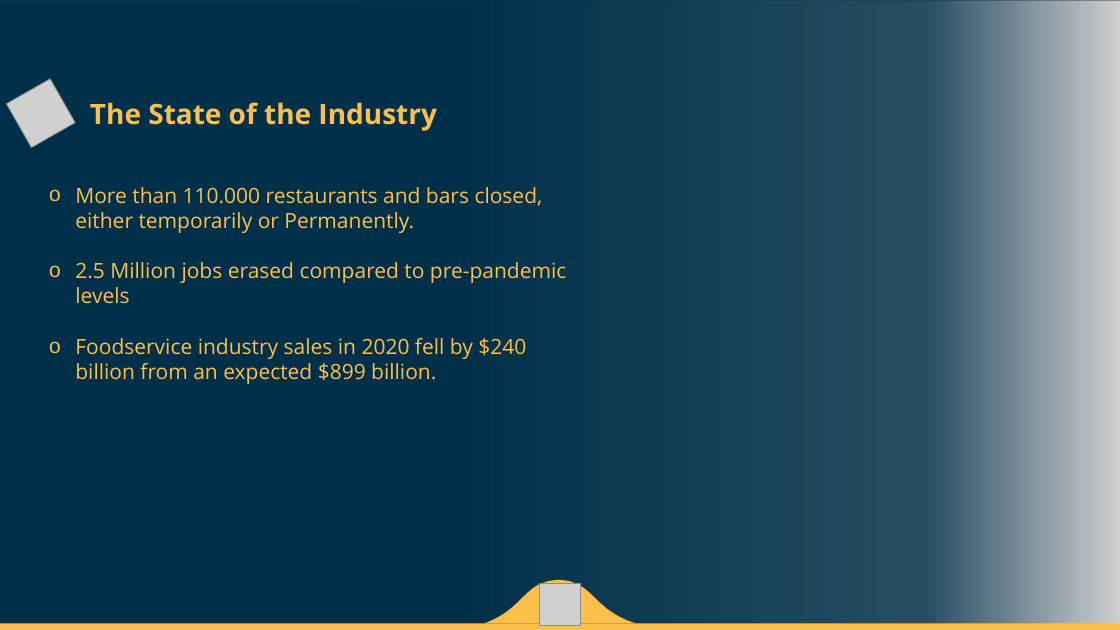
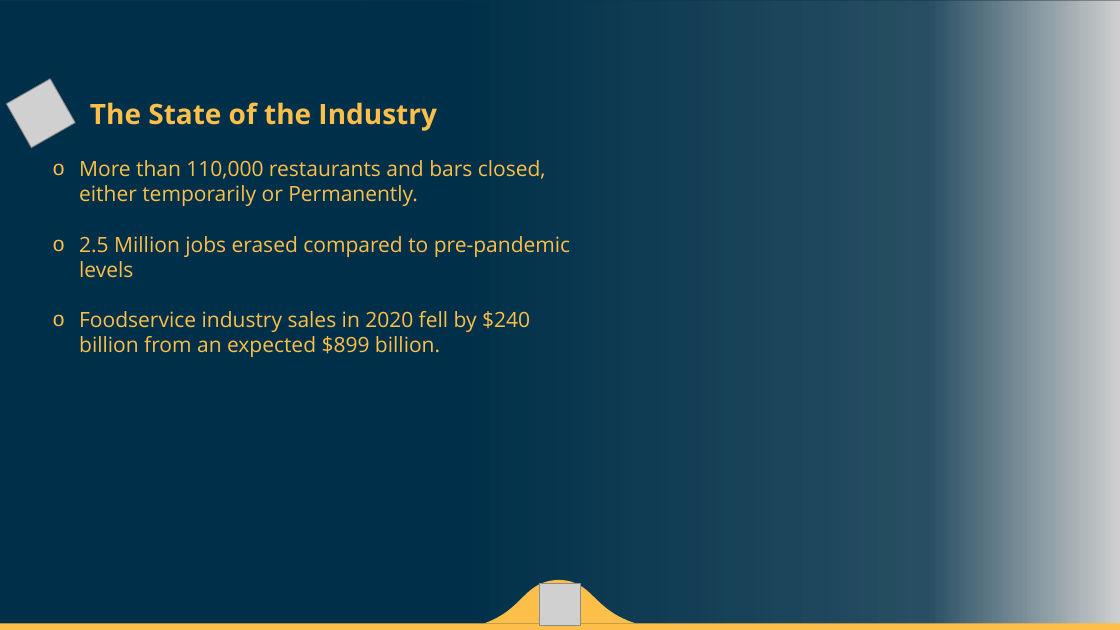
Before and after one commit to rgrant01/COVID-service-industry, a slide deck: slide 2 of Capstone Presentation.pptx. Drawn at 1120x630 pixels with LibreOffice and Linux fonts; fonts in the diff are those of the drawing; grey boxes stand for pictures. Boxes give left, top, right and bottom in pixels: in the first picture for what was removed or moved away, otherwise in the second. Text is boxed around its words. In the diff, an @@ line names an element or a change of style, - is before the commit and + after.

```diff
--- a/Capstone Presentation.pptx
+++ b/Capstone Presentation.pptx
@@ text "More than 110,000 restaurants and ...": place and size @@
-text "More than 110,000 restaurants and ..." at [75,187,566,384]
+text "More than 110,000 restaurants and ..." at [79,160,570,357]
@@ text at [79,160,546,206]: text changed @@
-o More than 110.000 restaurants and bars closed, either temporarily or Permanently.
+o More than 110,000 restaurants and bars closed, either temporarily or Permanently.
```
Also in this commit, not shown: 3 other slides changed, 6 slides added, 4 slides removed, 6 other files.
